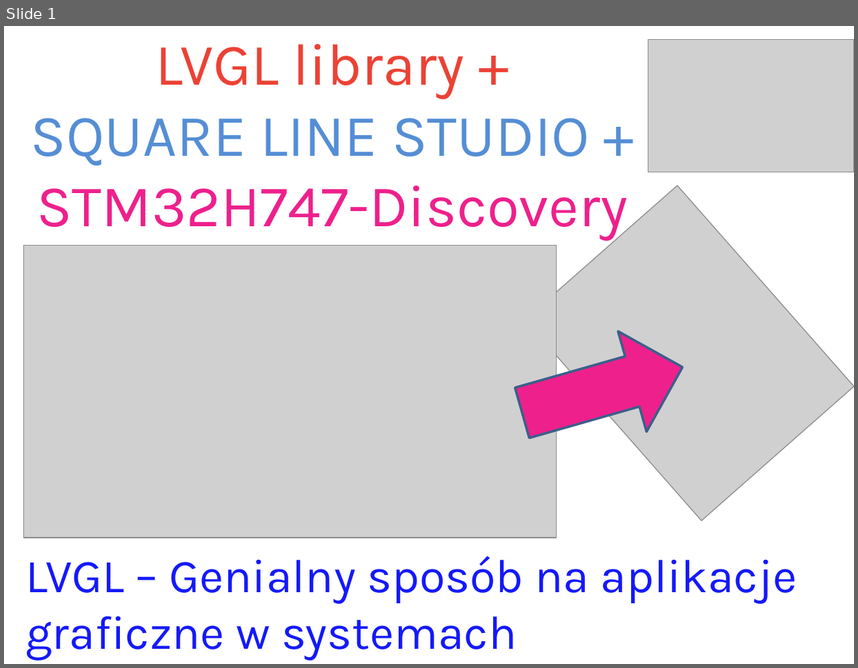
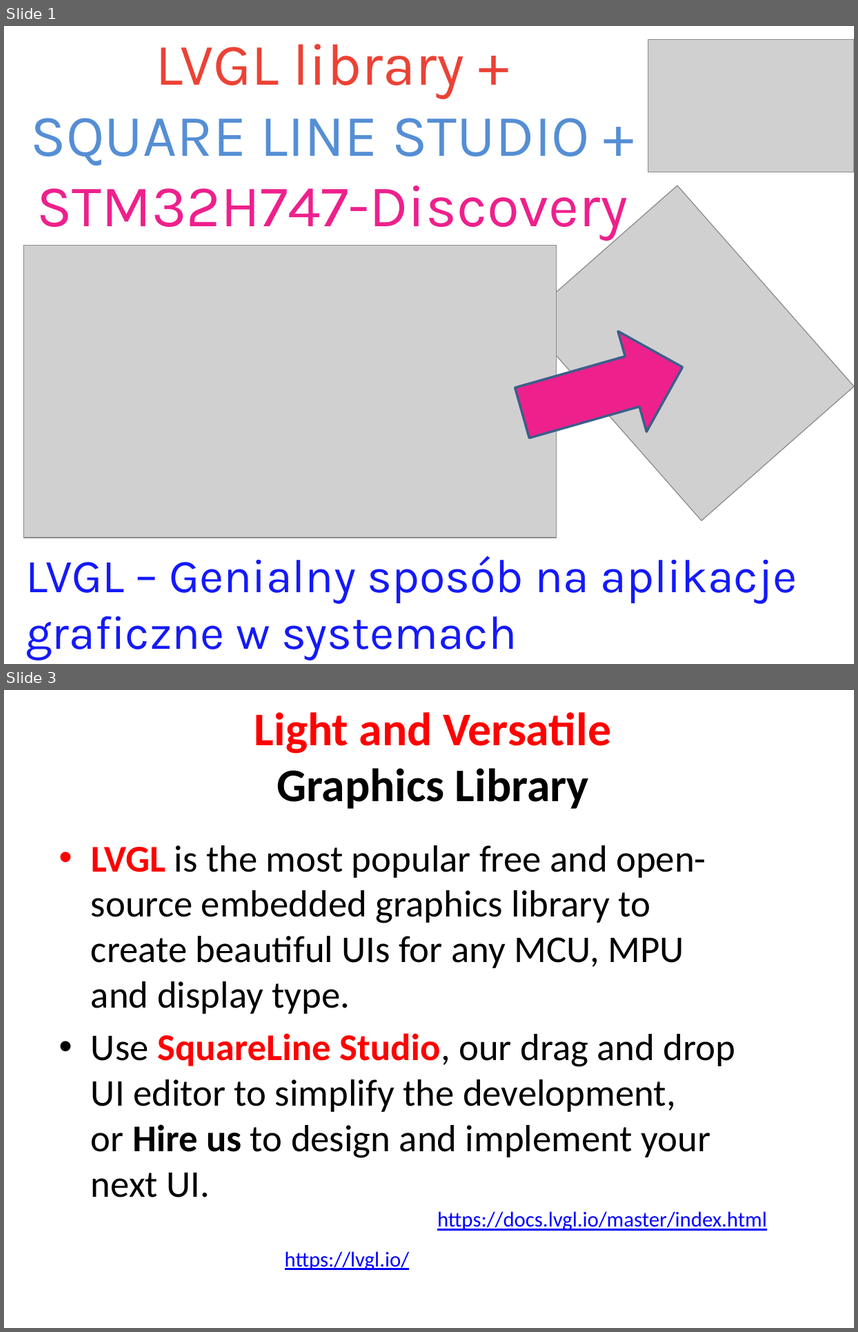
Before and after one commit to trteodor/stm32h747_disco_lvgl_bare_metal, a slide deck: Presenation.pptx. Shown one above the other, each under a label of ours: slide 1 before the commit, slides 1 and 3 after it; the slides between them are not shown. The pictures are 858x668 and 858x1332 pixels, drawn with LibreOffice and Linux fonts; fonts in the diff are those of the drawing; grey boxes stand for pictures. Boxes give left, top, right and bottom in pixels: in the first picture for what was removed or moved away, otherwise in the second. Text is boxed around its words. In the diff, an @@ line names an element or a change of style, - is before the commit and + after.

```diff
--- a/Presenation.pptx
+++ b/Presenation.pptx
@@ slide 3 added at [4, 690, 854, 1328], background #FFFFFF @@
@@ title added at [254, 712, 611, 809], 39.6 pt, text #FF0000, bold @@
+Light and Versatile
+Graphics Library
@@ text added at [91, 845, 735, 1197], 32 pt, text #000000 @@
+• LVGL is the most popular free and open-source embedded graphics library to create beautiful UIs for any MCU, MPU and display type.
+• Use SquareLine Studio, our drag and drop UI editor to simplify the development, or Hire us to design and implement your next UI.
@@ text added at [437, 1211, 767, 1230], 18 pt, text #0000FF, underline @@
+https://docs.lvgl.io/master/index.html
@@ text added at [285, 1251, 409, 1270], 18 pt, text #0000FF, underline @@
+https://lvgl.io/
```
Also in this commit, not shown: 9 slides changed, 5 other slides added, 6 slides removed, 5 other files.
